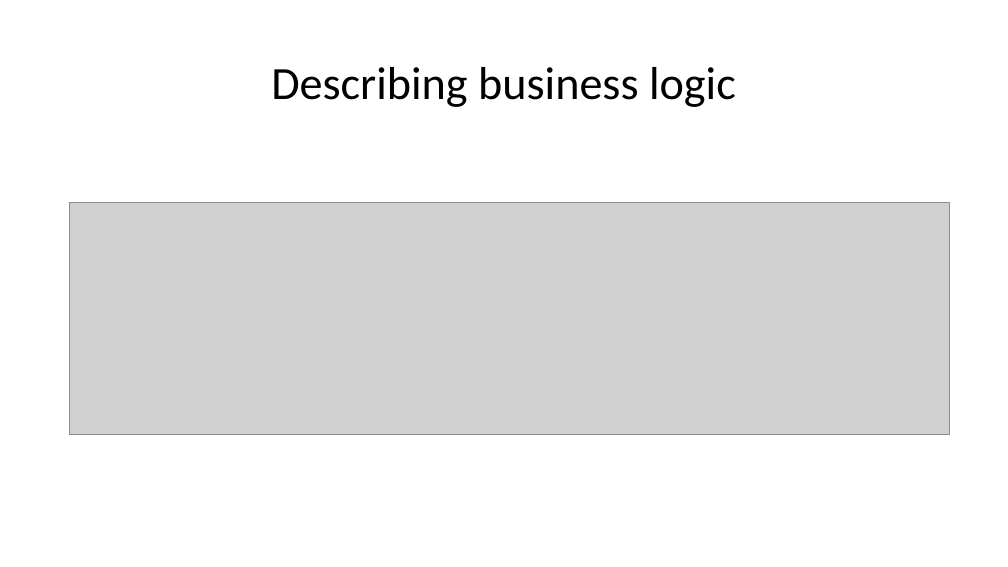
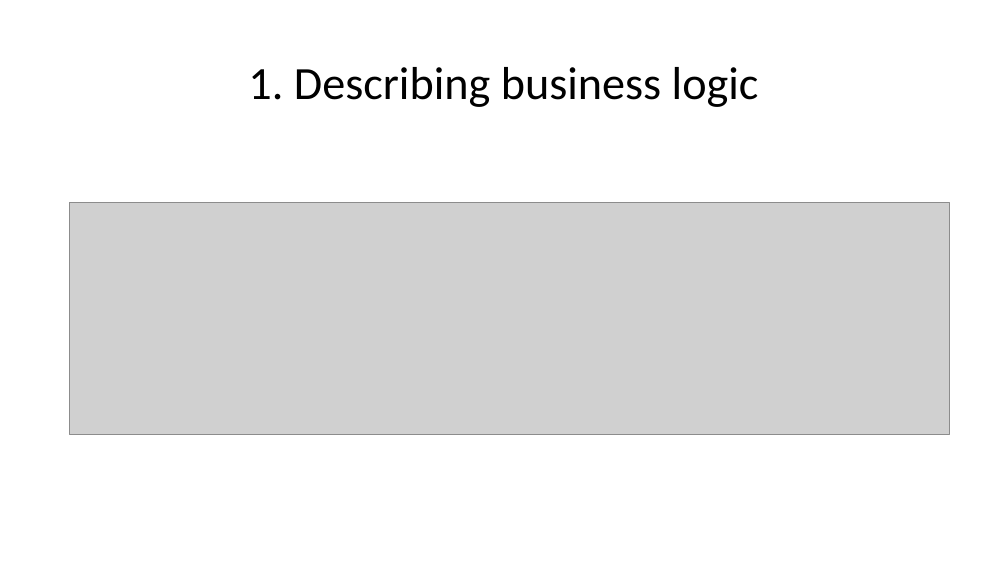
Before and after one commit to aliq-lang/aliq-dotnet, a slide deck: slide 6 of aliq.pptx. Drawn at 1008x567 pixels with LibreOffice and Linux fonts; fonts in the diff are those of the drawing; grey boxes stand for pictures. Boxes give left, top, right and bottom in pixels: in the first picture for what was removed or moved away, otherwise in the second. Text is boxed around its words. In the diff, an @@ line names an element or a change of style, - is before the commit and + after.

```diff
--- a/aliq.pptx
+++ b/aliq.pptx
@@ title at <box>248,67,759,107</box>: text changed @@
-Describing business logic
+1. Describing business logic
```
Also in this commit, not shown: 9 other slides changed.
